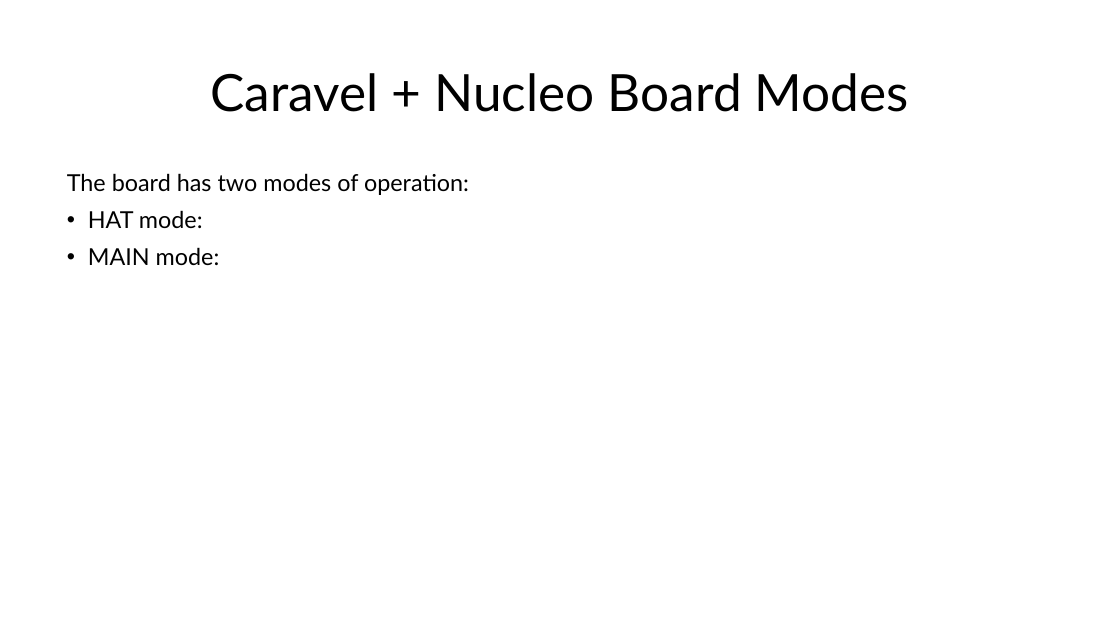
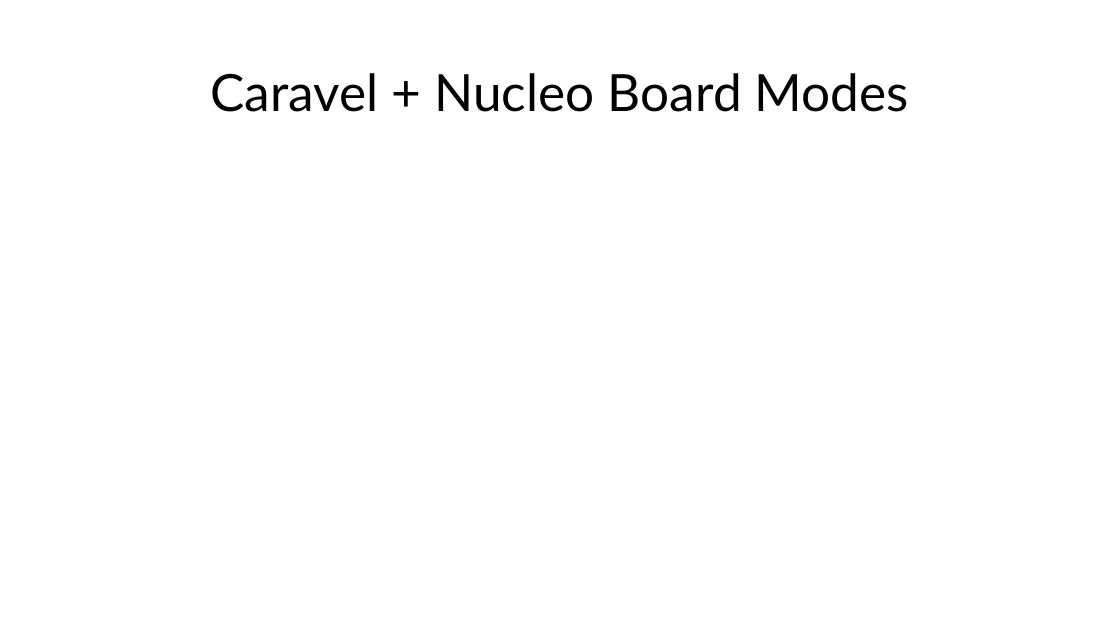
Before and after one commit to efabless/caravel_board, a slide deck: slide 17 of hardware/caravel_Nucleo/docs/Caravel+Nucleo Board.pptx (slide 16 before the commit). Drawn at 1120x630 pixels with LibreOffice and Linux fonts; fonts in the diff are those of the drawing; grey boxes stand for pictures. Boxes give left, top, right and bottom in pixels: in the first picture for what was removed or moved away, otherwise in the second. Text is boxed around its words. In the diff, an @@ line names an element or a change of style, - is before the commit and + after.

Commit message:
update caravel board Nucleo-144 hat

```diff
--- a/hardware/caravel_Nucleo/docs/Caravel+Nucleo Board.pptx
+++ b/hardware/caravel_Nucleo/docs/Caravel+Nucleo Board.pptx
@@ text removed at (67, 173, 469, 265) @@
-The board has two modes of operation:
-• HAT mode:
-• MAIN mode:
```
Also in this commit, not shown: 4 other slides changed, 5 slides added, 2 slides removed, 10 other files.
